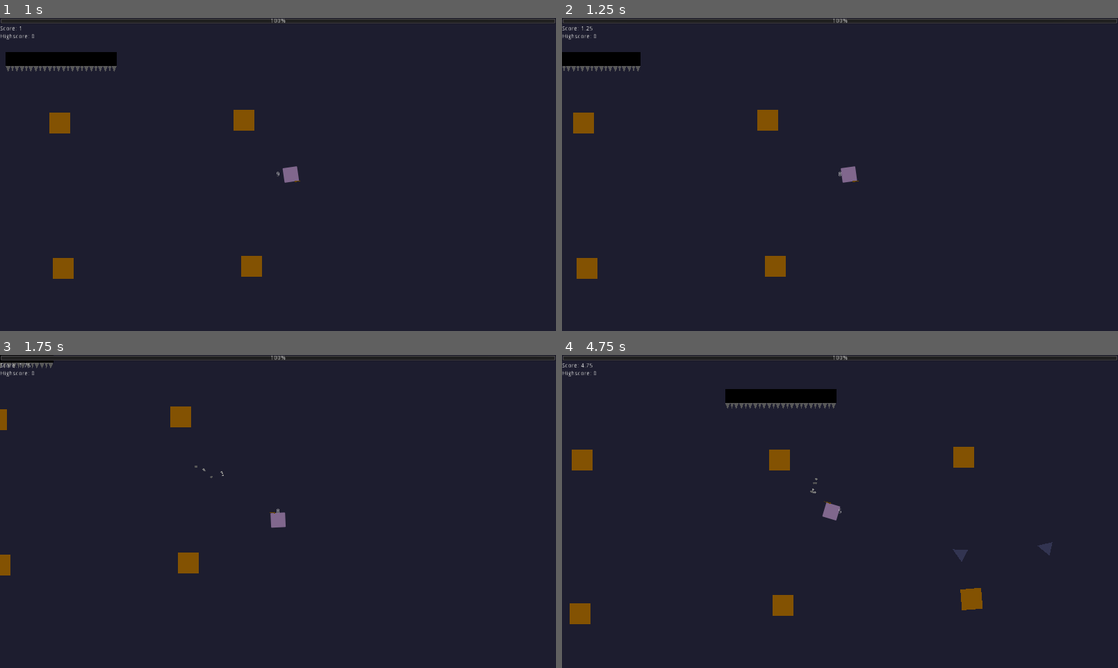
Above: before the commit, frames 1-4 (two rows, left to right).
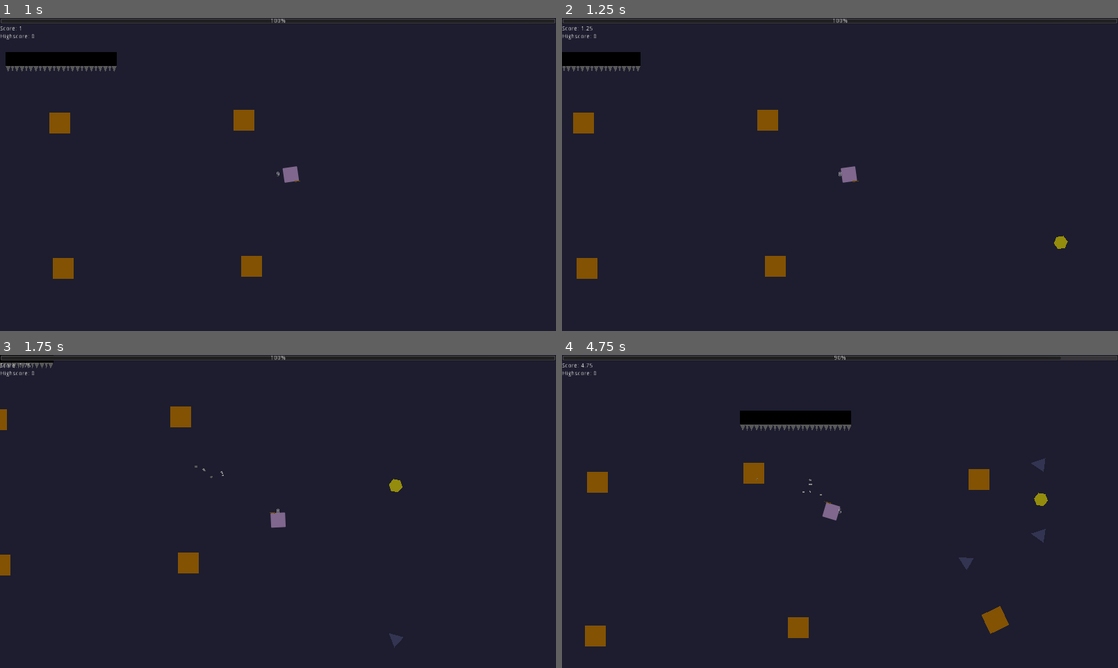
Above: after the commit, the same moments.

Repository: thx4nothing/LD51
Game: Godot game, scene res://core/Game.tscn
Same seed, same stepped clock (60 frames per second), same inputs: the game is played once before the commit and once after it.
Inputs (mouse positions are in pixels of both pictures, inside the frame that each line leads up to):
- Up to frame 1 (1 s): tap Enter at 0.5 s; move the mouse to (400, 158) at 0.52 s; hold D (move_right) from 0.53 s (still down); right-click (400, 158) at 0.6 s
- Up to frame 2 (1.25 s): keep holding D (move_right)
- Up to frame 3 (1.75 s): move the mouse to (166, 527) at 1.27 s; release D (move_right) at 1.28 s; hold S (move_down) from 1.28 s (still down); click (166, 527) at 1.35 s
- Up to frame 4 (4.75 s): move the mouse to (895, 442) at 2.02 s; release S (move_down) at 2.03 s; hold D (move_right) 2.03-2.78 s; right-click (895, 442) at 2.1 s; move the mouse to (812, 574) at 2.77 s; hold W (move_up) 2.78-3.53 s; click (812, 574) at 2.85 s; move the mouse to (1006, 558) at 3.52 s; hold A (move_left) from 3.53 s (still down); right-click (1006, 558) at 3.6 s; tap E (debug_spawn_enemy) at 4.15 s; move the mouse to (673, 464) at 4.27 s; click (673, 464) at 4.35 s

Frame 1 is identical in both runs. In frame 2, less than 0.1% of the frame differs, in the area x 88-91%, y 69-74%; in frame 3, 0.1%; in frame 4, 5.6%, in the area x 1-100%, y 0-94%.

Commit message:
wave spawner by cost, enemy random speed, skeleton added

Diff:
--- a/characters/enemies/BaseEnemy.tscn
+++ b/characters/enemies/BaseEnemy.tscn
@@ -4,7 +4,7 @@
 [ext_resource path="res://effects/BloodParticles.tscn" type="PackedScene" id=2]
 
 [sub_resource type="OccluderPolygon2D" id=1]
-polygon = PoolVector2Array( 16, 0, -16, 16, -16, -16 )
+polygon = PoolVector2Array( -8, -14, 8, -14, 16, 0, 8, 14, -8, 14, -16, 0 )
 
 [sub_resource type="Gradient" id=11]
 offsets = PoolRealArray( 0.174194, 1 )
--- /dev/null
+++ b/characters/enemies/Skeleton.tscn
@@ -0,0 +1,15 @@
+[gd_scene load_steps=3 format=2]
+
+[ext_resource path="res://characters/enemies/BaseEnemy.tscn" type="PackedScene" id=1]
+[ext_resource path="res://characters/enemies/skeleton.gd" type="Script" id=2]
+
+[node name="Skeleton" instance=ExtResource( 1 )]
+script = ExtResource( 2 )
+
+[node name="Body" parent="." index="0"]
+position = Vector2( -1, 0 )
+color = Color( 0.968627, 0.909804, 0.0509804, 1 )
+polygon = PoolVector2Array( -8, -14, 8, -14, 16, 0, 8, 14, -8, 14, -16, 0 )
+
+[node name="CollisionBody" parent="." index="1"]
+polygon = PoolVector2Array( -8, -14, 8, -14, 16, 0, 8, 14, -8, 14, -16, 0 )
--- a/characters/enemies/enemy.gd
+++ b/characters/enemies/enemy.gd
@@ -2,7 +2,7 @@
 class_name Enemy
 
 # movement
-export (float) var speed := 500.0
+export (float) var speed := 400.0
 var velocity: Vector2 = Vector2.ZERO
 
 # hp and damage
--- /dev/null
+++ b/characters/enemies/skeleton.gd
@@ -0,0 +1,2 @@
+extends Enemy
+class_name SkeletonE
--- a/characters/player/fire_ball.gd
+++ b/characters/player/fire_ball.gd
@@ -33,12 +33,12 @@
 		_bounce_timer.start(0.2)
 		if _bounces > _max_bounces:
 			queue_free()
-	elif collider is Bat:
-		for enemy in _aoe_radius.get_overlapping_bodies():
-			var bat: Bat = enemy as Bat
-			if bat and bat.current_health > 0:
-				bat.take_damage(_damage)
-				bat.impact(linear_velocity)
+	elif collider is Enemy:
+		for node in _aoe_radius.get_overlapping_bodies():
+			var enemy: Enemy = node as Enemy
+			if enemy and enemy.current_health > 0:
+				enemy.take_damage(_damage)
+				enemy.impact(linear_velocity)
 				_camera.shake(0.2, 250, linear_velocity.length() / weight)
 		explosion_particles.emitting = true
 		_life_timer.start(0.3)
--- a/core/World.tscn
+++ b/core/World.tscn
@@ -108,3 +108,9 @@
 
 [node name="Player" parent="Navigation2D" groups=["player"] instance=ExtResource( 10 )]
 unique_name_in_owner = true
+
+[node name="WaveTimer" type="Timer" parent="."]
+one_shot = true
+autostart = true
+
+[connection signal="timeout" from="WaveTimer" to="." method="_on_WaveTimer_timeout"]
--- a/core/world.gd
+++ b/core/world.gd
@@ -2,8 +2,14 @@
 class_name GameWorld
 
 onready var ai_region: Navigation2D = $Navigation2D as Navigation2D
-onready var bat_res = preload("res://characters/enemies/Bat.tscn")
-onready var lev_bat_res = preload("res://objects/LevitatingEnemy.tscn")
+onready var bat_res = preload("res://characters/enemies/Bat.tscn") as PackedScene
+onready var skel_res = preload("res://characters/enemies/Skeleton.tscn") as PackedScene
+onready var lev_bat_res = preload("res://objects/LevitatingBat.tscn") as PackedScene
+onready var lev_skel_res = preload("res://objects/LevitatingSkeleton.tscn") as PackedScene
+onready var enemy_res: Array = [bat_res, skel_res] as Array
+
+onready var enemy_costs: Dictionary = {bat_res: 1, skel_res: 2}
+
 
 onready var player := $"%Player" as Player
 onready var camera: Camera2D = $Camera2D as Camera2D
@@ -11,9 +17,14 @@
 export (NodePath) var game_over_screen
 export (NodePath) var death_screen
 
-var wave: int = 2
-var enemy_counter: int = 0
-var wave_threshold: float = 3
+# waves
+var wave: int = 0
+var wave_budget: int = 3
+var enemies: Array = []
+var difficulty: float = 0.1
+onready var wave_timer: Timer = $WaveTimer as Timer
+#var enemy_counter: int = 0
+#var wave_threshold: float = 3
 
 export (Resource) var player_score
 
@@ -40,49 +51,68 @@
 	get_node(game_over_screen).visible = false
 	get_node(death_screen).visible = false
 
-func _process(delta: float) -> void:
+func _process(_delta: float) -> void:
 	if Input.is_action_just_pressed("debug_spawn_enemy"):
-		spawn_enemy()
+		spawn_enemy(enemy_res[randi() % enemy_res.size()])
 #	if Input.is_action_just_pressed("command_fall_back"):
 #		camera.shake(0.5, 1000, 2)
-	var enemy_spawn_rate = wave * log(wave + 1) # per second
-	enemy_spawn_rate = 0.1 * wave
-	var spawn_chance = enemy_spawn_rate * delta #1 - pow(0.5, delta)
-	if randf() <= spawn_chance:
-		spawn_enemy()
+	#var enemy_spawn_rate = wave * log(wave + 1) # per second
+	#enemy_spawn_rate = 0.1 * wave
+	#var spawn_chance = enemy_spawn_rate * delta #1 - pow(0.5, delta)
+	#if randf() <= spawn_chance:
+	#	spawn_enemy()
 
 func _player_died() -> void:
 	get_node(game_over_screen).visible = true
 	get_node(death_screen).visible = true
-	pass
 
-func spawn_enemy() -> void:
-	var enemy := bat_res.instance() as Bat
+func next_wave() -> void:
+	wave += 1
+	wave_budget = wave * 5
+	difficulty += 0.1
+	while wave_budget > 0:
+		var random = enemy_costs.keys()[randi() % enemy_costs.keys().size()]
+		if enemy_costs[random] <= wave_budget:
+			wave_budget -= enemy_costs[random]
+			spawn_enemy(random)
+
+func spawn_enemy(enemyr: PackedScene) -> void:
+	var enemy = enemyr.instance()
 	ai_region.add_child(enemy)
+	enemies.append(enemy)
 	enemy.global_position = get_random_spawn_pos()
-	#enemy.max_health = randi() % 25 + 25
-	#enemy.current_health = enemy.max_health
-	enemy.speed = enemy.speed * rand_range(0.5, 1.0)
+	enemy.max_health += (-10 + (randi() % 50)) * difficulty
+	enemy.current_health = enemy.max_health
+	enemy.speed *= rand_range(0.5 + difficulty, 0.8 + difficulty)
 	enemy.connect("died", self, "_enemy_died")
 
 func _enemy_died(enemy: Enemy) -> void:
-	var pos = enemy.global_position
-	var rot = enemy.global_rotation
-	var color = enemy.body.color
-	var e_scale = enemy.scale
-	var lev_bat = lev_bat_res.instance()
-	lev_bat.global_position = pos
-	lev_bat.global_rotation = rot
-	print(e_scale)
-	lev_bat.default_scale = e_scale
-	lev_bat.default_color = color
-	ai_region.call_deferred("add_child", lev_bat)
-	#lev_bat.body.color = color
-	enemy.queue_free()
+	_spawn_levitating_enemy(enemy)
+	if enemy in enemies:
+		enemies.erase(enemy)
+		enemy.queue_free()
+	player_score.get_points(wave / difficulty)
+	if enemies.empty():
+		wave_timer.start(3)
 
-	enemy_counter += 1
-	player_score.get_points(wave+1)
-	if enemy_counter >= wave_threshold:
-		wave += 1
-		wave_threshold = wave_threshold * 1.3
-		enemy_counter = 0
+func _spawn_levitating_enemy(enemy: Enemy) -> void:
+	var lev_obj
+	if enemy is Bat:
+		lev_obj = lev_bat_res.instance()
+	elif enemy is SkeletonE:
+		lev_obj = lev_skel_res.instance()
+	if lev_obj:
+		var pos = enemy.global_position
+		var rot = enemy.global_rotation
+		var color = enemy.body.color
+		var e_scale = enemy.scale
+		lev_obj.global_position = pos
+		lev_obj.global_rotation = rot
+		lev_obj.default_scale = e_scale
+		lev_obj.default_color = color
+		ai_region.call_deferred("add_child", lev_obj)
+
+
+func _on_WaveTimer_timeout() -> void:
+	next_wave()
+	wave_timer.autostart = false
--- a/objects/LevitatingEnemy.tscn
+++ b/objects/LevitatingBat.tscn
@@ -6,7 +6,7 @@
 [sub_resource type="OccluderPolygon2D" id=1]
 polygon = PoolVector2Array( 16, 0, -16, 16, -16, -16 )
 
-[node name="LevitatingEnemy" instance=ExtResource( 1 )]
+[node name="LevitatingBat" instance=ExtResource( 1 )]
 
 [node name="Body" parent="." index="0"]
 color = Color( 0.286275, 0.301961, 0.494118, 1 )
--- /dev/null
+++ b/objects/LevitatingSkeleton.tscn
@@ -0,0 +1,21 @@
+[gd_scene load_steps=4 format=2]
+
+[ext_resource path="res://objects/LevitatingObject.tscn" type="PackedScene" id=1]
+[ext_resource path="res://effects/BloodParticles.tscn" type="PackedScene" id=2]
+
+[sub_resource type="OccluderPolygon2D" id=1]
+polygon = PoolVector2Array( -8, -14, 8, -14, 16, 0, 8, 14, -8, 14, -16, 0 )
+
+[node name="LevitatingSkeleton" instance=ExtResource( 1 )]
+
+[node name="Body" parent="." index="0"]
+color = Color( 0.294118, 0.380392, 0.129412, 1 )
+polygon = PoolVector2Array( -8, -14, 8, -14, 16, 0, 8, 14, -8, 14, -16, 0 )
+
+[node name="CollisionPolygon2D" parent="." index="1"]
+polygon = PoolVector2Array( -8, -14, 8, -14, 16, 0, 8, 14, -8, 14, -16, 0 )
+
+[node name="LightOccluder2D" parent="." index="4"]
+occluder = SubResource( 1 )
+
+[node name="BloodParticles" parent="." index="5" instance=ExtResource( 2 )]
--- a/objects/levitating_object.gd
+++ b/objects/levitating_object.gd
@@ -80,10 +80,10 @@
 		explode()
 
 func _on_LevitatingObject_body_entered(collider: Node) -> void:
-	var bat: Bat = collider as Bat
-	if bat and player and bat.current_health > 0:
-		bat.take_damage(linear_velocity.length() / weight)
-		bat.impact(linear_velocity)
+	var enemy: Enemy = collider as Enemy
+	if enemy and player and enemy.current_health > 0:
+		enemy.take_damage(linear_velocity.length() / weight)
+		enemy.impact(linear_velocity)
 		camera.shake(0.2, 250, linear_velocity.length() / weight)
 		_uses -= 1
 		if _uses <= 0:
--- a/objects/spike_wall.gd
+++ b/objects/spike_wall.gd
@@ -1,25 +1,11 @@
 extends RigidBody2D
 
-export (float) var damage = 100.0
-# Declare member variables here. Examples:
-# var a: int = 2
-# var b: String = "text"
-
-
-# Called when the node enters the scene tree for the first time.
-func _ready() -> void:
-	pass # Replace with function body.
-
-
-# Called every frame. 'delta' is the elapsed time since the previous frame.
-#func _process(delta: float) -> void:
-#	pass
-
+export (float) var damage = 200.0
 
 func _on_SpikesArea_body_entered(body: Node) -> void:
-	var bat := body as Bat
-	if bat:
-		bat.take_damage(damage)
+	var enemy := body as Enemy
+	if enemy:
+		enemy.take_damage(damage)
 	var player := body as Player
 	if player:
 		player.hurt(damage / 10, self)
--- a/project.godot
+++ b/project.godot
@@ -64,6 +64,11 @@
 "language": "GDScript",
 "path": "res://characters/player/score.gd"
 }, {
+"base": "Enemy",
+"class": "SkeletonE",
+"language": "GDScript",
+"path": "res://characters/enemies/skeleton.gd"
+}, {
 "base": "Node",
 "class": "State",
 "language": "GDScript",
@@ -81,6 +86,7 @@
 "PlayerCamera": "",
 "PlayerHealth": "",
 "PlayerScore": "",
+"SkeletonE": "",
 "State": ""
 }
 
